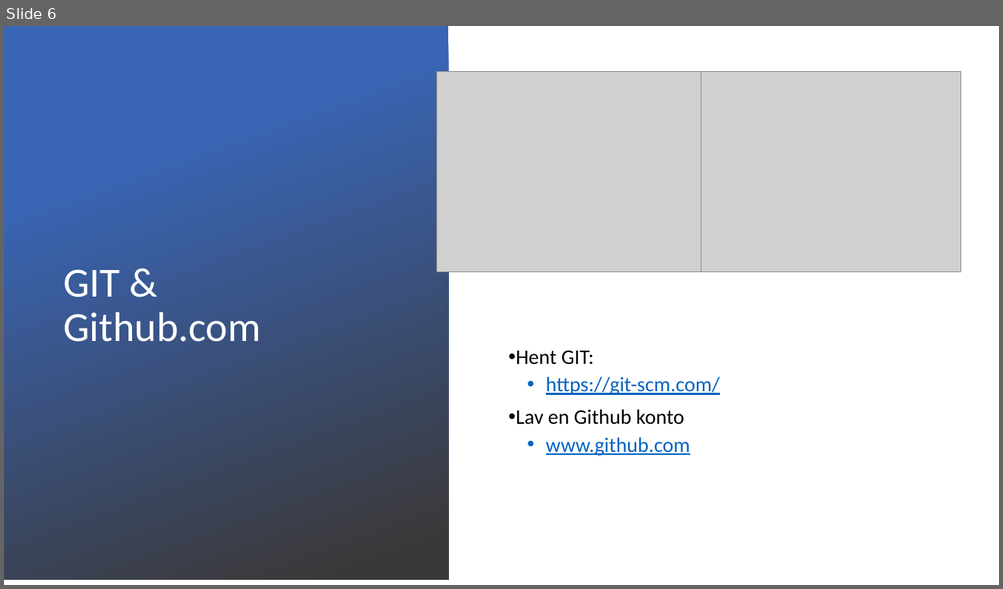
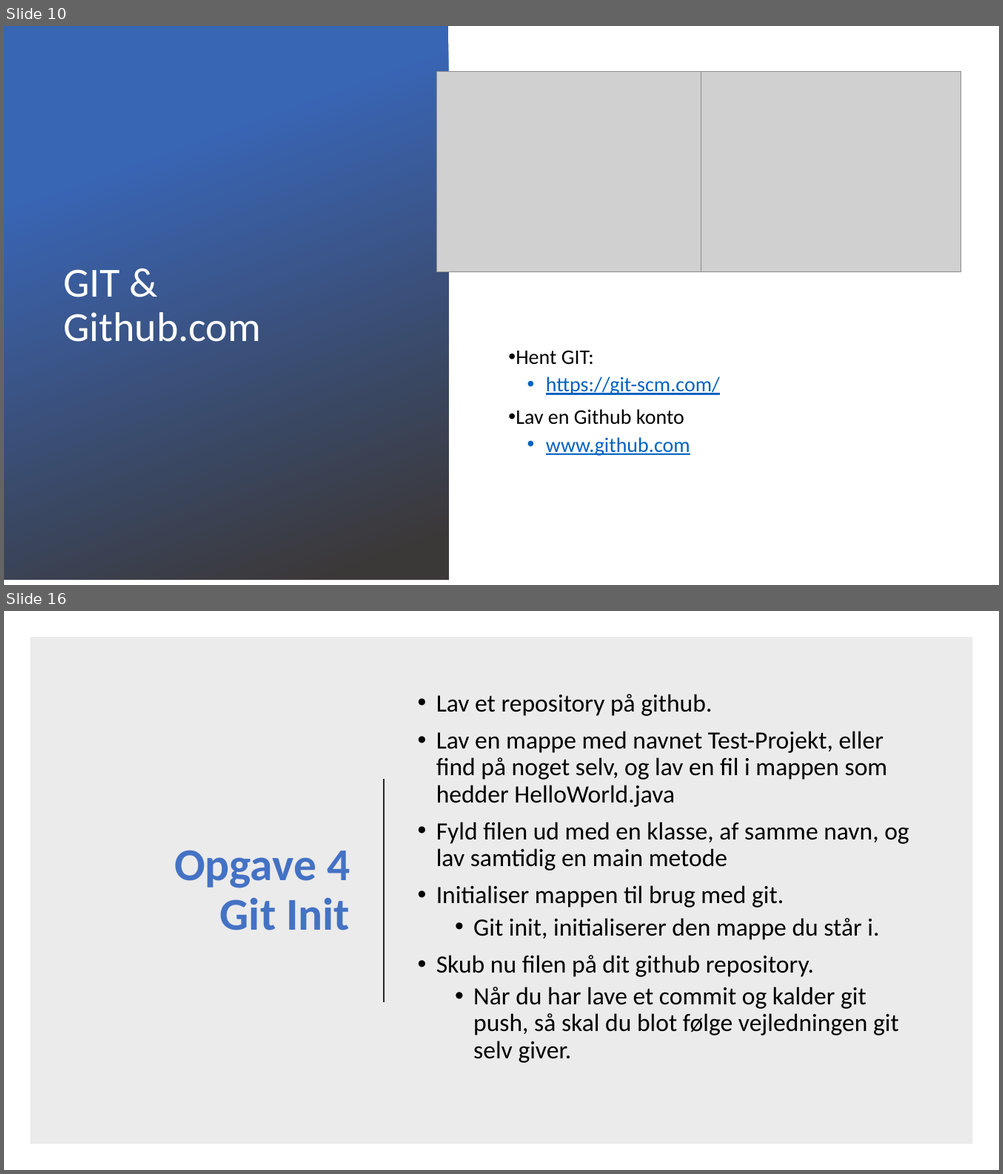
Before and after one commit to Paepke-cph/Git-Workshop, a slide deck: Docs/Versionsstyring.pptx. Shown one above the other, each under a label of ours: slide 6 before the commit, slides 10 and 16 after it; the slides between them are not shown. The pictures are 1003x589 and 1003x1174 pixels, drawn with LibreOffice and Linux fonts; fonts in the diff are those of the drawing; grey boxes stand for pictures; background and template pictures are left out. Boxes give left, top, right and bottom in pixels: in the first picture for what was removed or moved away, otherwise in the second. Text is boxed around its words. In the diff, an @@ line names an element or a change of style, - is before the commit and + after.

```diff
--- a/Docs/Versionsstyring.pptx
+++ b/Docs/Versionsstyring.pptx
@@ slide 16 added at <box>4,611,999,1170</box>, background #FFFFFF @@
@@ rectangle added at <box>30,637,973,1145</box>, fill #000000 at 8% opacity @@
@@ text added at <box>436,694,909,1063</box>, 24 pt, text #000000 @@
+• Lav et repository på github.
+• Lav en mappe med navnet Test-Projekt, eller find på noget selv, og lav en fil i mappen som hedder HelloWorld.java
+• Fyld filen ud med en klasse, af samme navn, og lav samtidig en main metode
+• Initialiser mappen til brug med git.
+  • Git init, initialiserer den mappe du står i.
+• Skub nu filen på dit github repository.
+  • Når du har lave et commit og kalder git push, så skal du blot følge vejledningen git selv giver.
@@ line added from (384, 779) to (384, 1002), #262626 1.5 pt @@
@@ title added at <box>174,850,350,931</box>, 44 pt, text #4472C4, bold @@
+Opgave 4
+Git Init
@@ what was slide 6 is now slide 10 @@
```
Also in this commit, not shown: 2 slides changed, 9 other slides added, 4 other files.
